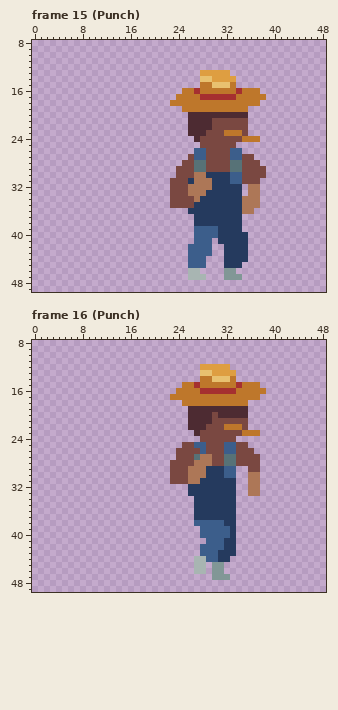
A pixel-art file gets an edit: MagaraJam5/Assets/Sprites/Npc/Farmer/N/NFarmer.aseprite. Above is the file before it was changed.
64x64 pixels, 34 frames. Shown: frame 15 (Punch): x 0..48, y 8..49; frame 16 (Punch): x 0..48, y 8..49. The commit also changed other frames, which this record leaves out.
Now the later version:
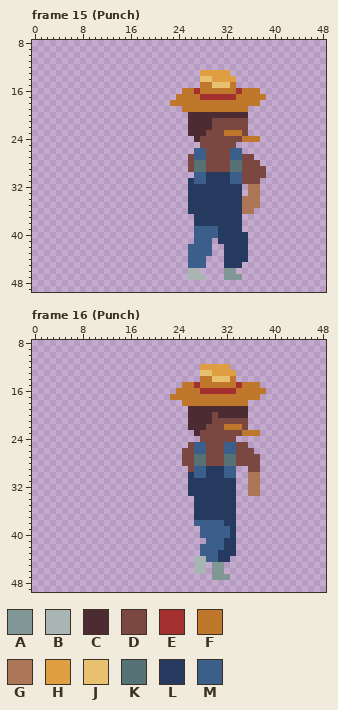
Palette (. is transparent): A #819796  B #a8b5b2  C #4d2b32  D #7a4841  E #a53030  F #be772b  G #ad7757  H #de9e41  J #e8c170  K #577277  L #253a5e  M #3c5e8b
The edit:
layer "Layer 6" now hidden
Frame 15 (Punch):
y 28: x 25 D -> .
y 29: x 24..25 DD -> ..
y 30: x 24..28 DDDGG -> ...MM
y 31: x 23..25 DDD -> ...; x 27..29 GGG -> MML
y 32: x 23..29 DDDGGGG -> ...LLLL
y 33: x 23..28 DDDGGG -> ...LLL
y 34: x 23..27 DDDDG -> ...LL
y 35: x 23..26 DDDD -> ...L
Frame 16 (Punch):
y 25: x 25 D -> .
y 26: x 24 D -> .; x 27 D -> M
y 27: x 24 D -> .; x 28..29 GG -> KD
y 28: x 23..24 DD -> ..; x 27..29 GGG -> KKD
y 29: x 23..28 DDDGGG -> ...DMM
y 30: x 23..28 DDDGGG -> ...LMM
y 31: x 23..27 DDDGG -> ...LL
